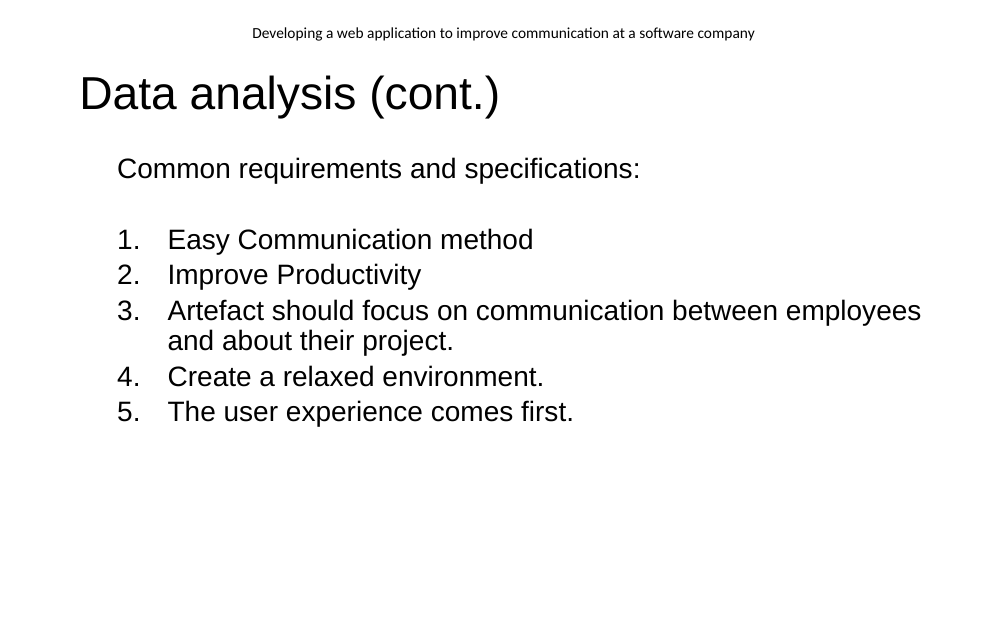
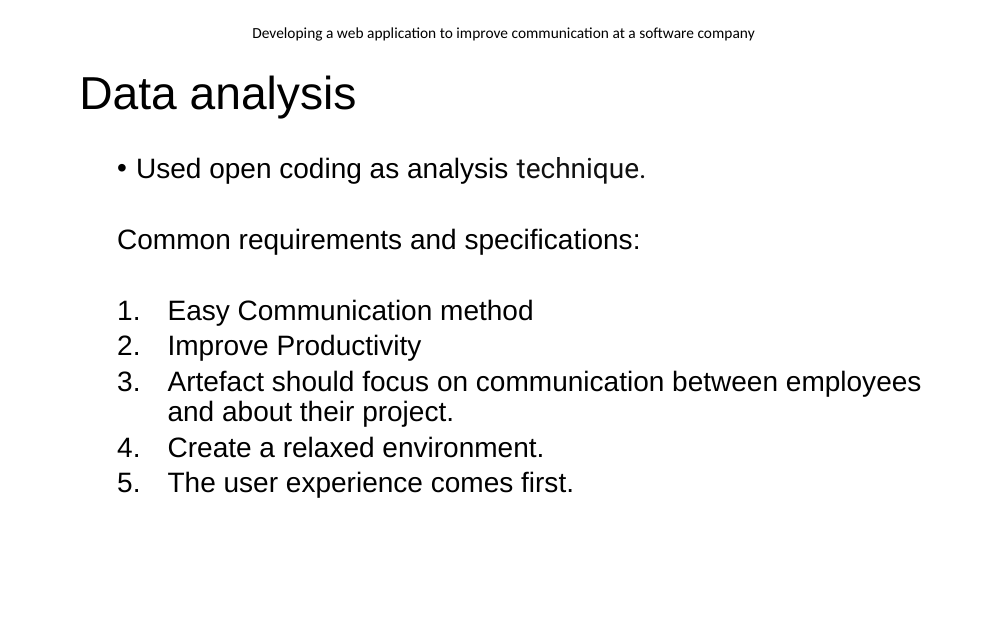
Before and after one commit to EnricoDreyer/Honors2021, a slide deck: slide 12 of Z ITRI 671 Research/Presentation/ITRI671_Presentation.pptx (slide 13 before the commit). Drawn at 1008x630 pixels with LibreOffice and Linux fonts; fonts in the diff are those of the drawing; background and template pictures are left out. Boxes give left, top, right and bottom in pixels: in the first picture for what was removed or moved away, otherwise in the second. Text is boxed around its words. In the diff, an @@ line names an element or a change of style, - is before the commit and + after.

```diff
--- a/Z ITRI 671 Research/Presentation/ITRI671_Presentation.pptx
+++ b/Z ITRI 671 Research/Presentation/ITRI671_Presentation.pptx
@@ title at <box>79,75,357,119</box>: text changed @@
-Data analysis (cont.)
+Data analysis
@@ text at <box>136,157,647,184</box>: paragraph added @@
+  • Used open coding as analysis technique.
```
Also in this commit, not shown: 9 other slides changed, 4 slides added, 1 slide removed, 13 other files.
